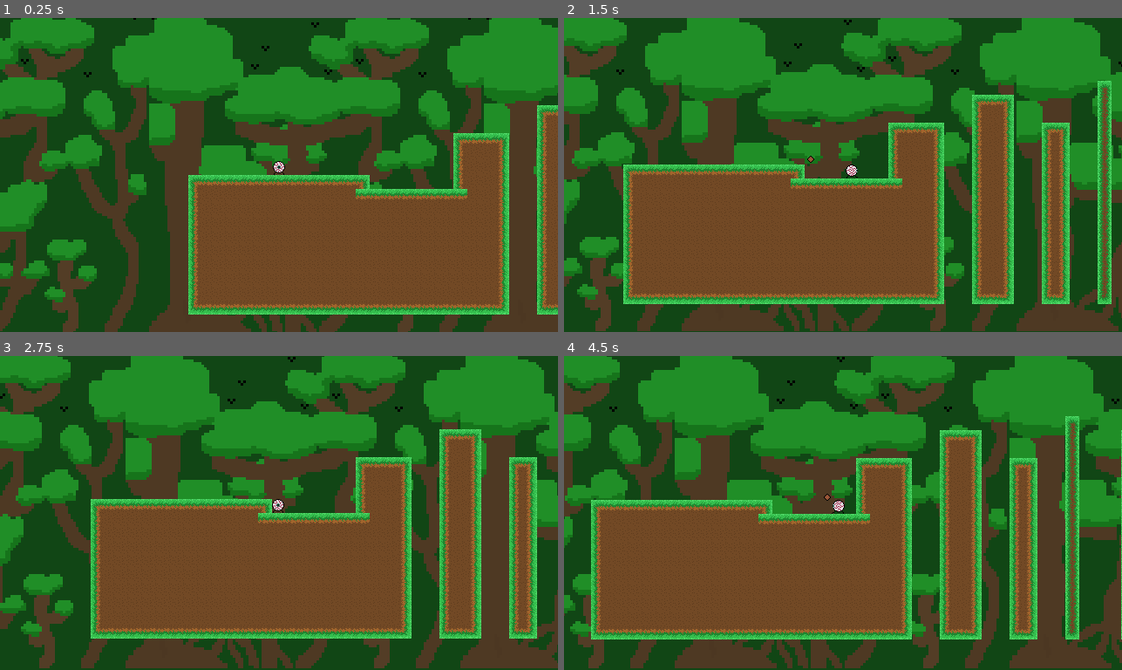
Above: before the commit, frames 1-4 (two rows, left to right).
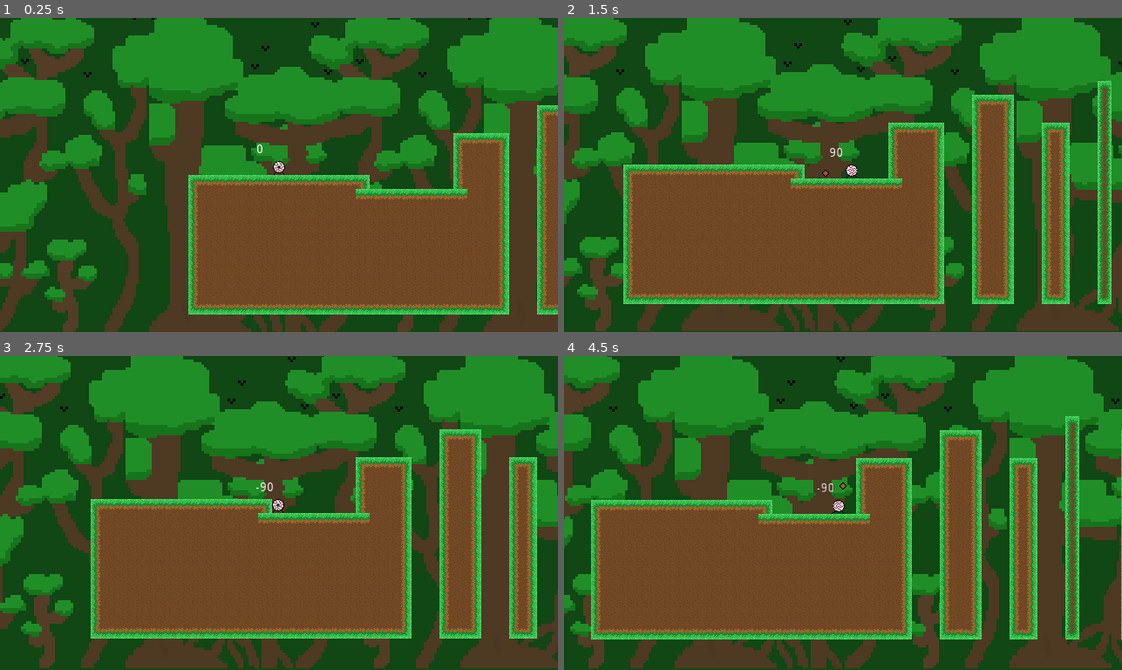
Above: after the commit, the same moments.

Repository: epimetheusgames/EyeSore
Game: Godot game, scene res://World.tscn
Two runs of this game, one before a commit and one after it. Both use one fixed random seed, a clock stepped at 60 frames per second and the inputs below. The project has no main scene, so this scene is started directly.
Inputs (mouse positions are in pixels of both pictures, inside the frame that each line leads up to):
- Up to frame 1 (0.25 s): no input
- Up to frame 2 (1.5 s): tap Enter at 0.5 s; move the mouse to (965, 159) at 0.52 s; hold D (movement_right) from 0.53 s (still down); click (965, 159) at 0.6 s; tap Space (movement_jump) at 0.77 s; move the mouse to (731, 190) at 1.27 s; click (731, 190) at 1.35 s
- Up to frame 3 (2.75 s): tap Space (movement_jump) at 1.52 s; move the mouse to (334, 443) at 2.02 s; release D (movement_right) at 2.03 s; hold A (movement_left) from 2.03 s (still down); click (334, 443) at 2.1 s
- Up to frame 4 (4.5 s): move the mouse to (815, 575) at 2.77 s; release A (movement_left) at 2.78 s; hold D (movement_right) 2.78-4.28 s; click (815, 575) at 2.85 s; tap Space (movement_jump) at 3.02, 3.77 s; move the mouse to (1010, 560) at 3.52 s; click (1010, 560) at 3.6 s; move the mouse to (675, 465) at 4.27 s; hold A (movement_left) from 4.28 s (still down); click (675, 465) at 4.35 s

The runs differ from the first frame. In frame 1, less than 0.1% of the frame differs, in the area x 46-48%, y 40-44%; in frame 2, less than 0.1%; in frame 3, less than 0.1%; in frame 4, less than 0.1%, in the area x 45-51%, y 40-47%.

Commit message:
added some basic bullet motion

Diff:
--- /dev/null
+++ b/OGPC_Project_Native_Directory/Gun_Rotation.gd
@@ -0,0 +1,10 @@
+extends Node2D
+
+
+onready var player_body = get_node("/root/World_Root_Node/Player_Body")
+
+
+func _process(delta):
+	print(player_body.shoot_direction)
+	self.rotation_degrees = int(player_body.shoot_direction)
+	print(self.rotation)
--- a/OGPC_Project_Native_Directory/Player.gd
+++ b/OGPC_Project_Native_Directory/Player.gd
@@ -15,6 +15,9 @@
 
 # the Vector2 that holds the player's current respawn position, this is updated when the player touches a checkpoint
 var respawn_position = Vector2(96, 236)
+
+# the direction that the player is currently requesting to shoot in, can be any of the cardinal directions or diagonals
+export var shoot_direction = "null"
 
 #the strength of the player's gravity while not fastfalling
 export var gravity_strength = 10
@@ -36,6 +39,7 @@
 export var max_fall_speed = 260
 # the speed at which the player switches directions slower
 export var fast_turnaround_threshold = 180
+
 
 #anything that needs to be in a consistent update cycle goes here
 func _physics_process(delta):
@@ -144,6 +148,24 @@
 	$Shooting_SFX_Player.play()
 
 	get_parent().add_child(player_bullet)
+
+	if Input.is_action_pressed("movement_right") and Input.is_action_pressed("movement_up"):
+		shoot_direction = 45
+	elif Input.is_action_pressed("movement_left") and Input.is_action_pressed("movement_up"):
+		shoot_direction = -45
+	elif Input.is_action_pressed("movement_right") and Input.is_action_pressed("movement_down"):
+		shoot_direction = 135
+	elif Input.is_action_pressed("movement_left") and Input.is_action_pressed("movement_down"):
+		shoot_direction = -135
+	elif Input.is_action_pressed("movement_right") and not Input.is_action_pressed("movement_up") and not Input.is_action_pressed("movement_down"):
+		shoot_direction = 90
+	elif Input.is_action_pressed("movement_left") and not Input.is_action_pressed("movement_up") and not Input.is_action_pressed("movement_down"):
+		shoot_direction = -90
+	elif Input.is_action_pressed("movement_up") and not Input.is_action_pressed("movement_right") and not Input.is_action_pressed("movement_left") and not Input.is_action_pressed("movement_down"):
+		shoot_direction = 0
+	elif Input.is_action_pressed("movement_down") and not Input.is_action_pressed("movement_right") and not Input.is_action_pressed("movement_left") and not Input.is_action_pressed("movement_up"):
+		shoot_direction = 180
+	else:
+		shoot_direction = "null"
+
 	player_bullet.position = $Player_Gun_Base/Player_Bullet_Position.global_position
-
-	player_bullet.velocity = get_global_mouse_position() - player_bullet.position
--- a/OGPC_Project_Native_Directory/Player.tscn
+++ b/OGPC_Project_Native_Directory/Player.tscn
@@ -1,14 +1,68 @@
-[gd_scene load_steps=37 format=2]
+[gd_scene load_steps=39 format=2]
 
 [ext_resource path="res://Jumper.wav" type="AudioStream" id=1]
 [ext_resource path="res://OGPC_Project_2022_Player_2_Spritesheet.png" type="Texture" id=2]
 [ext_resource path="res://Player.gd" type="Script" id=3]
 [ext_resource path="res://Player_Shooting_SFX_OGPC_Project_2022.wav" type="AudioStream" id=4]
 [ext_resource path="res://OGPC_2022_Player_2_Jumping_Spritesheet.png" type="Texture" id=5]
+[ext_resource path="res://Shoot_Debug.gd" type="Script" id=6]
+[ext_resource path="res://Gun_Rotation.gd" type="Script" id=7]
 
 [sub_resource type="RectangleShape2D" id=6]
 extents = Vector2( 7, 8 )
 
+[sub_resource type="AtlasTexture" id=53]
+atlas = ExtResource( 5 )
+region = Rect2( 96, 0, 16, 16 )
+
+[sub_resource type="AtlasTexture" id=54]
+atlas = ExtResource( 5 )
+region = Rect2( 112, 0, 16, 16 )
+
+[sub_resource type="AtlasTexture" id=55]
+atlas = ExtResource( 5 )
+region = Rect2( 128, 0, 16, 16 )
+
+[sub_resource type="AtlasTexture" id=37]
+atlas = ExtResource( 2 )
+region = Rect2( 176, 0, 16, 16 )
+
+[sub_resource type="AtlasTexture" id=38]
+atlas = ExtResource( 2 )
+region = Rect2( 192, 0, 16, 16 )
+
+[sub_resource type="AtlasTexture" id=39]
+atlas = ExtResource( 2 )
+region = Rect2( 208, 0, 16, 16 )
+
+[sub_resource type="AtlasTexture" id=40]
+atlas = ExtResource( 2 )
+region = Rect2( 224, 0, 16, 16 )
+
+[sub_resource type="AtlasTexture" id=41]
+atlas = ExtResource( 2 )
+region = Rect2( 240, 0, 16, 16 )
+
+[sub_resource type="AtlasTexture" id=42]
+atlas = ExtResource( 2 )
+region = Rect2( 256, 0, 16, 16 )
+
+[sub_resource type="AtlasTexture" id=43]
+atlas = ExtResource( 2 )
+region = Rect2( 272, 0, 16, 16 )
+
+[sub_resource type="AtlasTexture" id=44]
+atlas = ExtResource( 2 )
+region = Rect2( 288, 0, 16, 16 )
+
+[sub_resource type="AtlasTexture" id=45]
+atlas = ExtResource( 2 )
+region = Rect2( 304, 0, 16, 16 )
+
+[sub_resource type="AtlasTexture" id=46]
+atlas = ExtResource( 2 )
+region = Rect2( 320, 0, 16, 16 )
+
 [sub_resource type="AtlasTexture" id=47]
 atlas = ExtResource( 5 )
 region = Rect2( 0, 0, 16, 16 )
@@ -57,45 +111,9 @@
 atlas = ExtResource( 2 )
 region = Rect2( 160, 0, 16, 16 )
 
-[sub_resource type="AtlasTexture" id=37]
-atlas = ExtResource( 2 )
-region = Rect2( 176, 0, 16, 16 )
-
-[sub_resource type="AtlasTexture" id=38]
-atlas = ExtResource( 2 )
-region = Rect2( 192, 0, 16, 16 )
-
-[sub_resource type="AtlasTexture" id=39]
-atlas = ExtResource( 2 )
-region = Rect2( 208, 0, 16, 16 )
-
-[sub_resource type="AtlasTexture" id=40]
-atlas = ExtResource( 2 )
-region = Rect2( 224, 0, 16, 16 )
-
-[sub_resource type="AtlasTexture" id=41]
-atlas = ExtResource( 2 )
-region = Rect2( 240, 0, 16, 16 )
-
-[sub_resource type="AtlasTexture" id=42]
-atlas = ExtResource( 2 )
-region = Rect2( 256, 0, 16, 16 )
-
-[sub_resource type="AtlasTexture" id=43]
-atlas = ExtResource( 2 )
-region = Rect2( 272, 0, 16, 16 )
-
-[sub_resource type="AtlasTexture" id=44]
-atlas = ExtResource( 2 )
-region = Rect2( 288, 0, 16, 16 )
-
-[sub_resource type="AtlasTexture" id=45]
-atlas = ExtResource( 2 )
-region = Rect2( 304, 0, 16, 16 )
-
-[sub_resource type="AtlasTexture" id=46]
-atlas = ExtResource( 2 )
-region = Rect2( 320, 0, 16, 16 )
+[sub_resource type="AtlasTexture" id=26]
+atlas = ExtResource( 2 )
+region = Rect2( 0, 0, 16, 16 )
 
 [sub_resource type="AtlasTexture" id=50]
 atlas = ExtResource( 5 )
@@ -108,25 +126,19 @@
 [sub_resource type="AtlasTexture" id=52]
 atlas = ExtResource( 5 )
 region = Rect2( 80, 0, 16, 16 )
-
-[sub_resource type="AtlasTexture" id=53]
-atlas = ExtResource( 5 )
-region = Rect2( 96, 0, 16, 16 )
-
-[sub_resource type="AtlasTexture" id=54]
-atlas = ExtResource( 5 )
-region = Rect2( 112, 0, 16, 16 )
-
-[sub_resource type="AtlasTexture" id=55]
-atlas = ExtResource( 5 )
-region = Rect2( 128, 0, 16, 16 )
-
-[sub_resource type="AtlasTexture" id=26]
-atlas = ExtResource( 2 )
-region = Rect2( 0, 0, 16, 16 )
 
 [sub_resource type="SpriteFrames" id=1]
 animations = [ {
+"frames": [ SubResource( 53 ), SubResource( 54 ), SubResource( 55 ) ],
+"loop": false,
+"name": "Jumping_Left",
+"speed": 15.0
+}, {
+"frames": [ SubResource( 37 ), SubResource( 38 ), SubResource( 39 ), SubResource( 40 ), SubResource( 41 ), SubResource( 42 ), SubResource( 43 ), SubResource( 44 ), SubResource( 45 ), SubResource( 46 ) ],
+"loop": true,
+"name": "Walking_Left",
+"speed": 30.0
+}, {
 "frames": [ SubResource( 47 ), SubResource( 48 ) ],
 "loop": false,
 "name": "Jumping_Center",
@@ -137,25 +149,15 @@
 "name": "Walking_Right",
 "speed": 30.0
 }, {
-"frames": [ SubResource( 37 ), SubResource( 38 ), SubResource( 39 ), SubResource( 40 ), SubResource( 41 ), SubResource( 42 ), SubResource( 43 ), SubResource( 44 ), SubResource( 45 ), SubResource( 46 ) ],
+"frames": [ SubResource( 26 ) ],
 "loop": true,
-"name": "Walking_Left",
-"speed": 30.0
+"name": "Idle",
+"speed": 5.0
 }, {
 "frames": [ SubResource( 50 ), SubResource( 51 ), SubResource( 52 ) ],
 "loop": false,
 "name": "Jumping_Right",
 "speed": 15.0
-}, {
-"frames": [ SubResource( 53 ), SubResource( 54 ), SubResource( 55 ) ],
-"loop": false,
-"name": "Jumping_Left",
-"speed": 15.0
-}, {
-"frames": [ SubResource( 26 ) ],
-"loop": true,
-"name": "Idle",
-"speed": 5.0
 } ]
 
 [node name="Player_Body" type="KinematicBody2D"]
@@ -184,8 +186,17 @@
 
 [node name="Player_Gun_Base" type="Node2D" parent="."]
 position = Vector2( 0, -8 )
+script = ExtResource( 7 )
 
 [node name="Player_Bullet_Position" type="Position2D" parent="Player_Gun_Base"]
+position = Vector2( 0, -1 )
 
 [node name="Shooting_SFX_Player" type="AudioStreamPlayer" parent="."]
 stream = ExtResource( 4 )
+
+[node name="Label" type="Label" parent="."]
+margin_left = -26.0
+margin_top = -36.0
+margin_right = 27.0
+margin_bottom = -21.0
+script = ExtResource( 6 )
--- a/OGPC_Project_Native_Directory/Player_Bullet.gd
+++ b/OGPC_Project_Native_Directory/Player_Bullet.gd
@@ -14,3 +14,5 @@
 		self.queue_free()
 
 	speed += speed_scaling_amount
+
+	velocity = (Vector2.RIGHT * speed).rotated(get_node("/root/World_Root_Node/Player_Body/Player_Gun_Base").rotation_degrees) * delta
--- /dev/null
+++ b/OGPC_Project_Native_Directory/Shoot_Debug.gd
@@ -0,0 +1,7 @@
+extends Label
+
+onready var player = get_node("/root/World_Root_Node/Player_Body/Player_Gun_Base")
+
+
+func _process(delta):
+	self.set_text(str(player.rotation_degrees))
